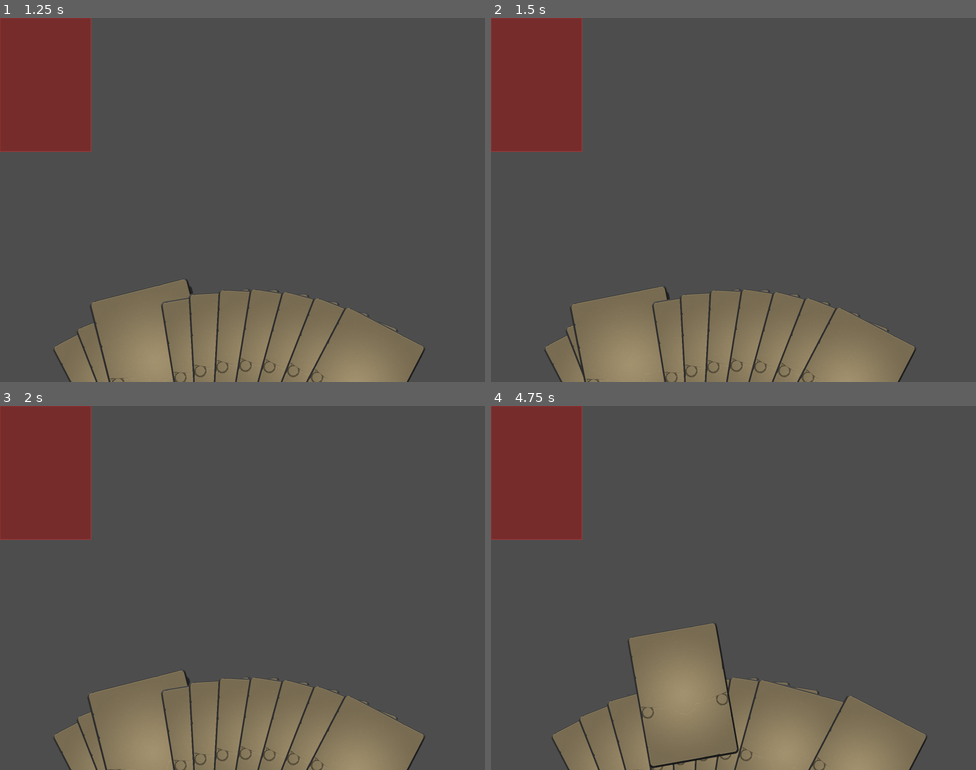
Above: before the commit, frames 1-4 (two rows, left to right).
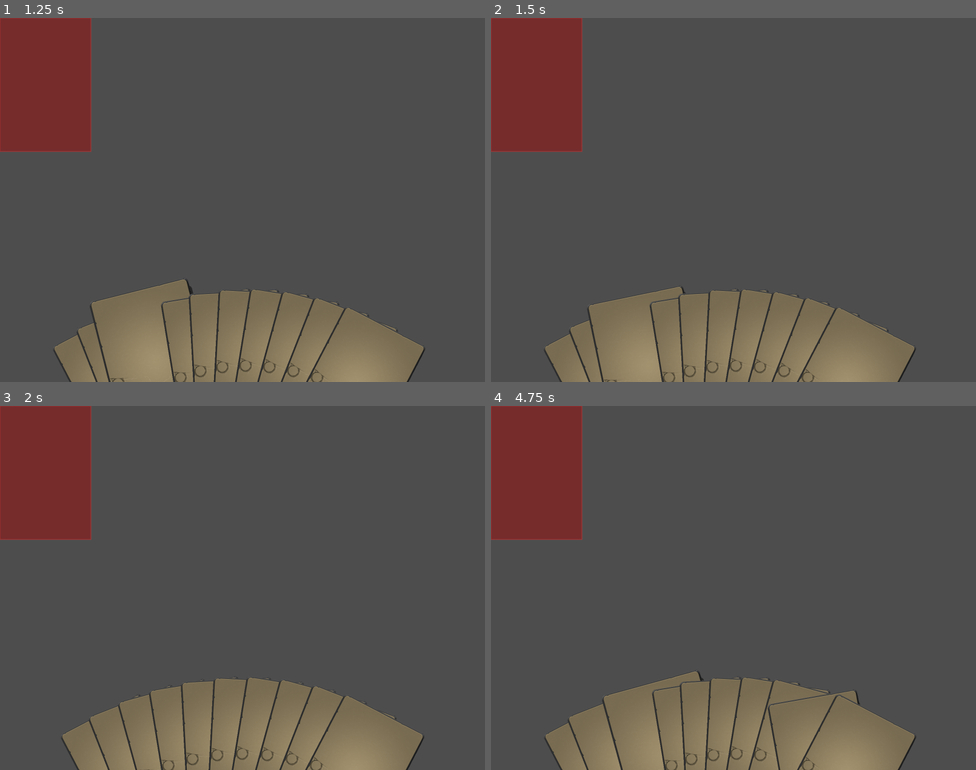
Above: after the commit, the same moments.

Repository: chenkjia/godot-script
Game: Godot game, scene res://Main.tscn
Two runs of this game, one before a commit and one after it. Both use one fixed random seed, a clock stepped at 60 frames per second and the inputs below.
Inputs (mouse positions are in pixels of both pictures, inside the frame that each line leads up to):
- Up to frame 1 (1.25 s): tap Enter at 0.5 s; drag from (155, 374) to (58, 345) at 0.52 s
- Up to frame 2 (1.5 s): drag from (646, 360) to (544, 345) at 1.27 s
- Up to frame 3 (2 s): no input
- Up to frame 4 (4.75 s): move the mouse to (709, 748) at 2.02 s; click (709, 748) at 2.17 s; drag from (718, 744) to (578, 715) at 2.77 s; drag from (718, 737) to (602, 700) at 3.52 s; drag from (782, 748) to (602, 700) at 4.27 s

Frame 1 is identical in both runs. In frame 2, 1.6% of the frame differs, in the area x 11-88%, y 73-100%; in frame 3, 3.2%; in frame 4, 6.7%, in the area x 11-90%, y 59-100%.

Commit message:
手牌散开与恢复

Diff:
--- a/components/card.gd
+++ b/components/card.gd
@@ -3,6 +3,11 @@
 @onready var card: Control = self
 @onready var card_texture: TextureRect = $CardTexture
 @onready var shadow: TextureRect = $Shadow
+
+# 事件信号（由管理器接入并处理）
+signal drag_started(card)
+signal card_cancel_play(card)
+signal card_destroyed(card)
 
 @export var pick_up_card_scale: Vector2 = Vector2(1.12, 1.12)
 @export var pick_up_shadow_scale: Vector2 = Vector2(1.08, 1.08)
@@ -31,9 +36,11 @@
 
 func _on_mouse_entered() -> void:
 	pick_up_card()
+	emit_signal("drag_started", self)
 
 func _on_mouse_exited() -> void:
 	put_down_card()
+	emit_signal("card_cancel_play", self)
 
 # 独立函数：拿起卡片
 func pick_up_card() -> void:
@@ -66,8 +73,8 @@
 				drag_offset = global_position - get_global_mouse_position()
 				# 将卡片移到最前面
 				get_parent().move_child(self, -1)
-				# 通知管理器：开始散开效果
-				notify_begin_drag_spread()
+				# 发送拖动开始信号
+				emit_signal("drag_started", self)
 			else:
 					if dragging:
 						dragging = false
@@ -76,12 +83,12 @@
 							# 如果不在垃圾桶区域，返回原位置（在返回动画完成后再恢复布局）
 							return_to_original_position()
 						else:
-							# 如果在垃圾桶区域，停止旋转动画并归零，并立即恢复布局
+							# 如果在垃圾桶区域，停止旋转动画并归零，并发出销毁信号
 							if tween_rot:
 								tween_rot.kill()
 								tween_rot = create_tween().set_parallel(true)
 								tween_rot.tween_property(self, "rotation_degrees", 0.0, 0.15)
-								notify_end_drag_spread()
+								emit_signal("card_destroyed", self)
 	elif dragging and event is InputEventMouseMotion:
 		drag_card_motion(event as InputEventMouseMotion)
 
@@ -141,31 +148,10 @@
 
 # 返回到原始位置
 func return_to_original_position() -> void:
-	# 创建返回动画
 	var return_tween = create_tween().set_parallel(true)
-	# 平滑移动到原始位置
 	return_tween.tween_property(self, "global_position", original_position, return_speed)
-	# 平滑旋转到原始角度
 	return_tween.tween_property(self, "rotation_degrees", original_rotation, return_speed)
-	# 恢复原始层级索引
 	get_parent().move_child(self, original_index)
-	# 返回动画完成后再恢复整体布局
 	return_tween.finished.connect(func():
-		notify_end_drag_spread()
+		emit_signal("card_cancel_play", self)
 	)
-
-# 通知管理器：开始散开效果
-func notify_begin_drag_spread() -> void:
-	var managers = get_tree().get_nodes_in_group("card_manager")
-	if managers.size() > 0:
-		var m = managers[0]
-		if m.has_method("begin_drag_spread"):
-			m.begin_drag_spread(self)
-
-# 通知管理器：结束散开效果
-func notify_end_drag_spread() -> void:
-	var managers = get_tree().get_nodes_in_group("card_manager")
-	if managers.size() > 0:
-		var m = managers[0]
-		if m.has_method("end_drag_spread"):
-			m.end_drag_spread()
--- a/components/card_manager.gd
+++ b/components/card_manager.gd
@@ -29,16 +29,15 @@
 
 # 加载指定数量的卡片
 func load_cards(count: int) -> void:
-	# 清除现有卡片
 	clear_cards()
-
-	# 创建新卡片
 	for i in range(count):
-		var card_instance = card_scene.instantiate()
-		add_child(card_instance)
-		cards.append(card_instance)
-
-	# 扇形布局卡片到底部
+		var c := card_scene.instantiate()
+		add_child(c)
+		cards.append(c)
+		# 连接卡片的交互信号
+		c.drag_started.connect(_on_card_drag_started)
+		c.card_cancel_play.connect(_on_card_cancel_play)
+		c.card_destroyed.connect(_on_card_destroyed)
 	arrange_cards_in_fan()
 
 # 将卡片排列成扇形
@@ -117,3 +116,17 @@
 		cards.erase(card)
 		# 重新布局剩余卡片
 		arrange_cards_in_fan()
+
+func _on_card_drag_started(card: Control) -> void:
+	dragging_card = card
+	arrange_cards_in_fan()
+
+func _on_card_cancel_play(card: Control) -> void:
+	if dragging_card == card:
+		dragging_card = null
+	arrange_cards_in_fan()
+
+func _on_card_destroyed(card: Control) -> void:
+	if dragging_card == card:
+		dragging_card = null
+	arrange_cards_in_fan()
